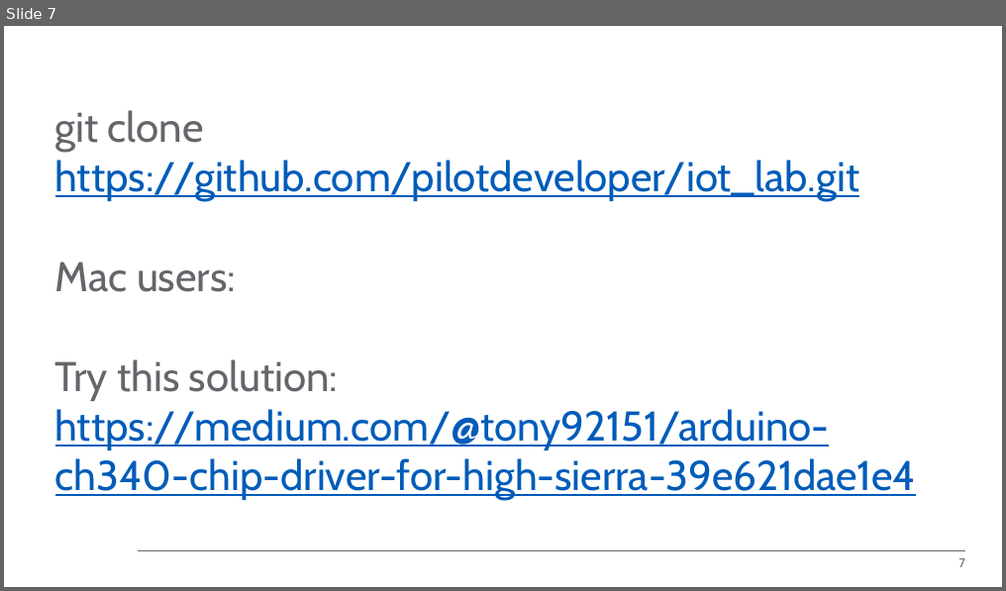
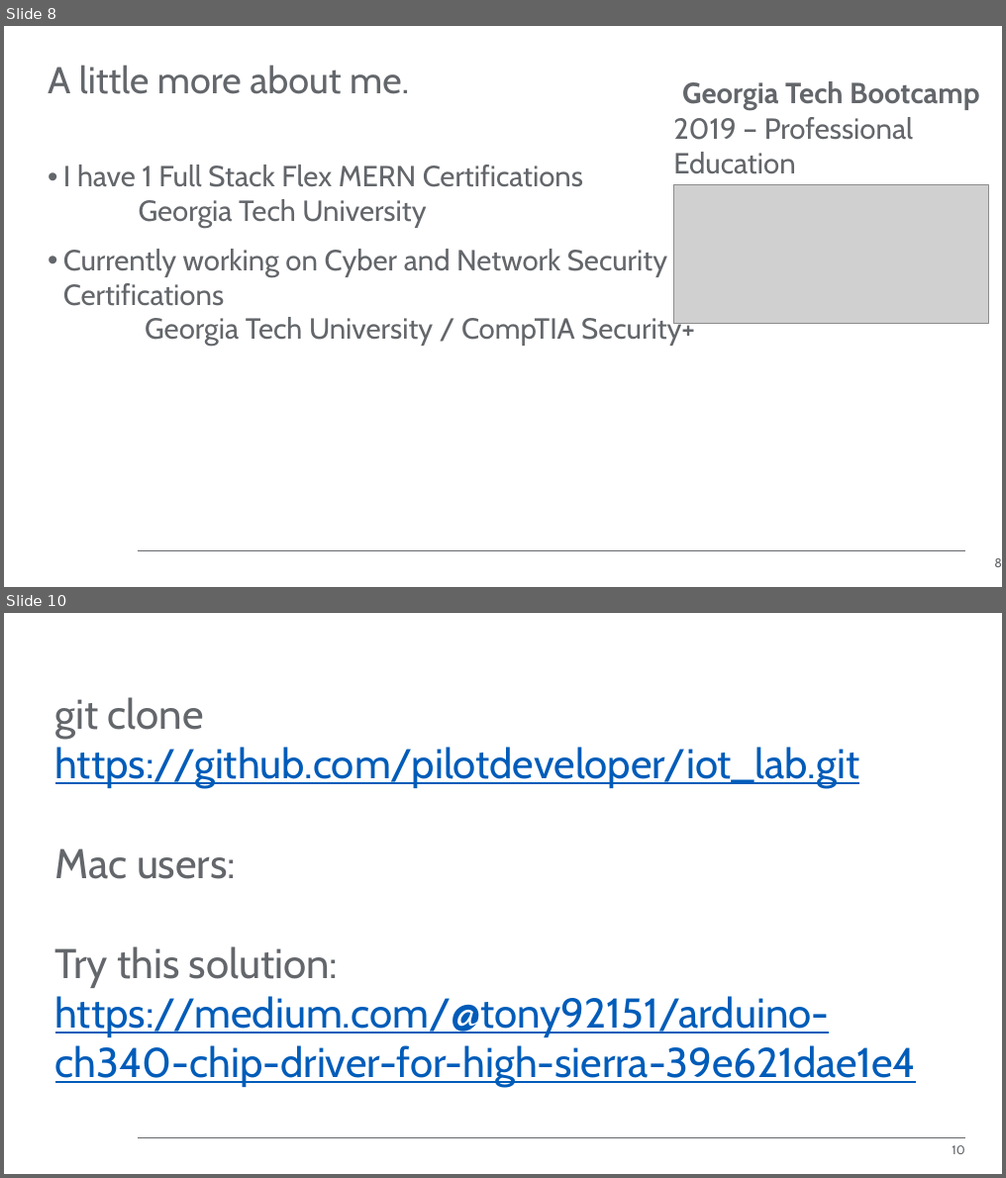
Before and after one commit to pilotdeveloper/iot_lab, a slide deck: lab-guide.pptx. Shown one above the other, each under a label of ours: slide 7 before the commit, slides 8 and 10 after it; the slides between them are not shown. The pictures are 1006x591 and 1006x1178 pixels, drawn with LibreOffice and Linux fonts; fonts in the diff are those of the drawing; grey boxes stand for pictures; background and template pictures are left out. Boxes give left, top, right and bottom in pixels: in the first picture for what was removed or moved away, otherwise in the second. Text is boxed around its words. In the diff, an @@ line names an element or a change of style, - is before the commit and + after.

```diff
--- a/lab-guide.pptx
+++ b/lab-guide.pptx
@@ slide 8 added at box(4, 26, 1002, 587), background #FFFFFF; not listed: 1 template element that a slide beside it also shows @@
@@ title added at box(48, 65, 409, 94), 36 pt, text #63666A @@
+A little more about me.
@@ text added at box(673, 81, 979, 174), 28 pt, text #63666A @@
+Georgia Tech Bootcamp
+2019 – Professional Education
@@ text added at box(63, 165, 695, 347), 28 pt, text #63666A @@
+• I have 1 Full Stack Flex MERN Certifications
+  Georgia Tech University
+• Currently working on Cyber and Network Security Certifications
+  Georgia Tech University / CompTIA Security+
@@ picture added at box(674, 184, 989, 323) @@
@@ page number added at box(994, 559, 1002, 568), 12 pt, text #63666A @@
+8
@@ what was slide 7 is now slide 10 @@
@@ page number at box(951, 1146, 964, 1155): text changed @@
-7
+10
```
Also in this commit, not shown: 1 slide changed, 2 other slides added, 1 other file.
